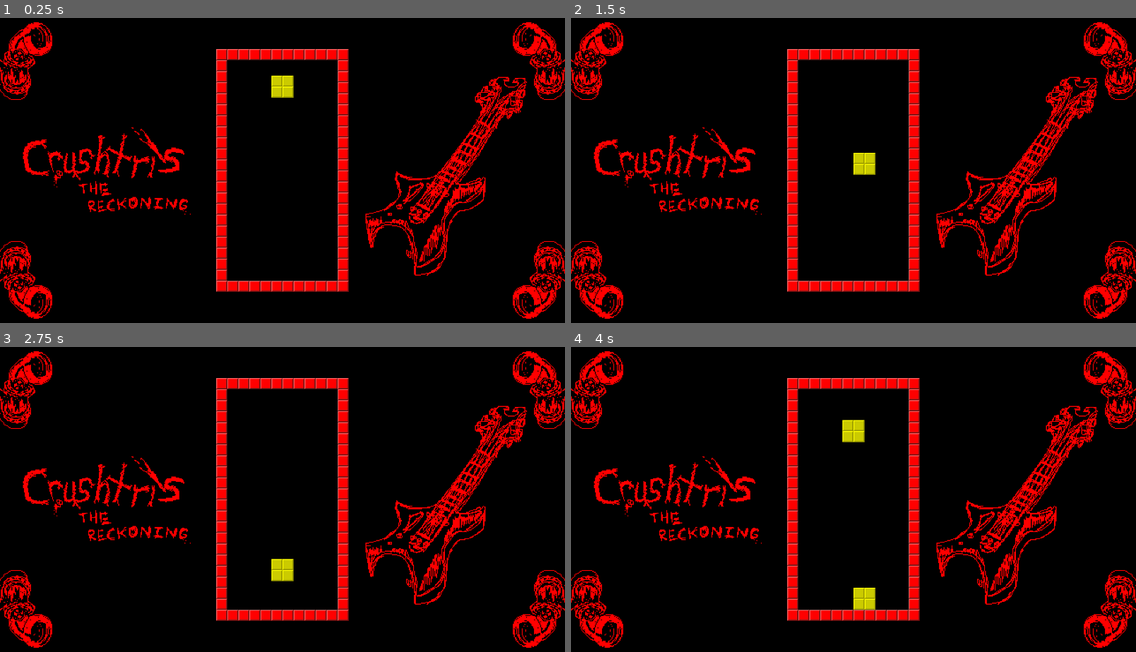
Above: before the commit, frames 1-4 (two rows, left to right).
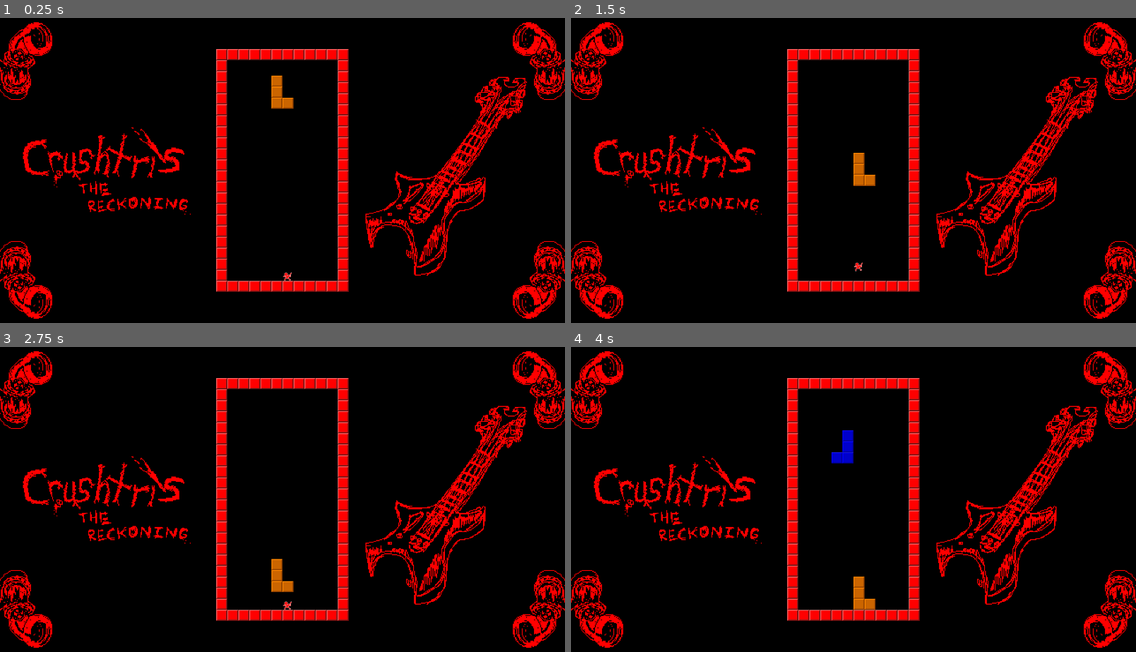
Above: after the commit, the same moments.

Repository: Galitie/mini-tyler-games
Game: Godot game, scene res://crushris/crushris.tscn
Two runs of this game, one before a commit and one after it. Both use one fixed random seed, a clock stepped at 60 frames per second and the inputs below. This scene is started directly instead of the project's main scene. Video files are missing from this copy of the repository; at most half a second of black plays in their place.
Inputs:
- Up to frame 1 (0.25 s): no input
- Up to frame 2 (1.5 s): tap Enter (start) at 0.5, 1.35 s; hold Right (move_piece_right) from 0.53 s (still down); tap Space (jump, bound only after the commit) at 0.6, 0.77, 1.07 s
- Up to frame 3 (2.75 s): tap Space (jump, bound only after the commit) at 1.52, 1.55, 1.82, 2.1 s; release Right (move_piece_right) at 2.03 s; hold Left (move_piece_left) from 2.03 s (still down)
- Up to frame 4 (4 s): release Left (move_piece_left) at 2.78 s; hold Right (move_piece_right) from 2.78 s (still down); tap Enter (start) at 2.85 s; tap Space (jump, bound only after the commit) at 3.02, 3.05, 3.32, 3.6, 3.77 s

The runs differ from the first frame. In frame 1, 0.5% of the frame differs, in the area x 48-52%, y 18-87%; in frame 2, 0.4%; in frame 3, 0.5%; in frame 4, 0.9%, in the area x 46-54%, y 23-87%.

Commit message:
Added crushtris character. Added remaining tetris pieces

Diff:
--- /dev/null
+++ b/crushris/I_piece.tscn
@@ -0,0 +1,21 @@
+[gd_scene load_steps=3 format=3 uid="uid://7qwguakdr1dx"]
+
+[ext_resource type="Script" path="res://crushris/piece.gd" id="1_1rjky"]
+[ext_resource type="PackedScene" uid="uid://dalr6b3bj4jqm" path="res://crushris/block.tscn" id="3_8ppjn"]
+
+[node name="l_piece" type="Node2D"]
+script = ExtResource("1_1rjky")
+origin_point = Vector2(-25, 0)
+color_frame = 1
+
+[node name="block" parent="." instance=ExtResource("3_8ppjn")]
+position = Vector2(-50, 0)
+
+[node name="block2" parent="." instance=ExtResource("3_8ppjn")]
+position = Vector2(-25, 0)
+
+[node name="block3" parent="." instance=ExtResource("3_8ppjn")]
+position = Vector2(0, 0)
+
+[node name="block4" parent="." instance=ExtResource("3_8ppjn")]
+position = Vector2(25, 0)
--- a/crushris/block.gd
+++ b/crushris/block.gd
@@ -14,9 +14,11 @@
 
 func fall(tile_size: int, grid_origin: Vector2, delta: float) -> void:
 	if !test_move(global_transform, Vector2(0, FALL_SPEED) * delta, null, 0.001):
+		constant_linear_velocity = Vector2(0, FALL_SPEED)
 		global_position.y += FALL_SPEED * delta
 		grounded = false
 	else:
+		constant_linear_velocity = Vector2.ZERO
 		global_position = grid_origin + Vector2(
 			round((global_position.x - grid_origin.x) / tile_size) * tile_size,
 			-round((grid_origin.y - global_position.y) / tile_size) * tile_size
--- a/crushris/crushris.gd
+++ b/crushris/crushris.gd
@@ -4,7 +4,12 @@
 
 @onready var piece_scenes: Array = [
 	load("res://crushris/o_piece.tscn"),
-	load("res://crushris/l_piece.tscn")
+	load("res://crushris/I_piece.tscn"),
+	load("res://crushris/s_piece.tscn"),
+	load("res://crushris/z_piece.tscn"),
+	load("res://crushris/L_piece.tscn"),
+	load("res://crushris/j_piece.tscn"),
+	load("res://crushris/t_piece.tscn")
 ]
 
 const TILE_SIZE: int = 25
@@ -72,17 +77,19 @@
 			active_piece.turn(PI / 2)
 
 		if Input.is_action_just_pressed("move_piece_left"):
-			if !active_piece.check_contact(Vector2(-TILE_SIZE + 1, 0)):
+			if !active_piece.check_contact(Vector2(-TILE_SIZE, 0)):
 				piece_destination.x = active_piece.position.x - TILE_SIZE
 		if Input.is_action_just_pressed("move_piece_right"):
-			if !active_piece.check_contact(Vector2(TILE_SIZE - 1, 0)):
+			if !active_piece.check_contact(Vector2(TILE_SIZE, 0)):
 				piece_destination.x = active_piece.position.x + TILE_SIZE
 
 		if !active_piece.check_contact(Vector2(0, PIECE_FALL_SPEED * delta)):
 			active_piece.position.y += PIECE_FALL_SPEED * delta
+			active_piece.set_linear_velocity(Vector2(0, PIECE_FALL_SPEED))
 			snap_timer = 0
 		else:
 			active_piece.position.y = snap_piece_position(active_piece.position).y
+			active_piece.set_linear_velocity(Vector2.ZERO)
 			snap_timer += 1
 
 		if snap_timer >= snap_timer_length:
@@ -108,8 +115,7 @@
 
 func check_rows() -> void:
 	var params: PhysicsPointQueryParameters2D = PhysicsPointQueryParameters2D.new()
-	# TODO: Will need to be tweaked in the future to avoid players
-	params.collision_mask = 4294967295
+	params.collision_mask = 0b00000000_00000000_00000000_00000001
 
 	var row_data: Array = []
 
--- a/crushris/crushris.tscn
+++ b/crushris/crushris.tscn
@@ -1,9 +1,10 @@
-[gd_scene load_steps=7 format=3 uid="uid://twdo85k8rieu"]
+[gd_scene load_steps=8 format=3 uid="uid://twdo85k8rieu"]
 
 [ext_resource type="Script" path="res://crushris/crushris.gd" id="1_a2yik"]
 [ext_resource type="Texture2D" uid="uid://djypjxomt4dk3" path="res://crushris/arena.png" id="1_k5tsg"]
 [ext_resource type="Texture2D" uid="uid://43s6nj13pmcd" path="res://crushris/bg.png" id="2_y6e6l"]
 [ext_resource type="VideoStream" path="res://crushris/embers.ogv" id="4_pk3vh"]
+[ext_resource type="PackedScene" uid="uid://bw0cafqg6opwm" path="res://crushris/rockman.tscn" id="5_8wb2y"]
 
 [sub_resource type="RectangleShape2D" id="RectangleShape2D_avsa4"]
 size = Vector2(250, 25)
@@ -58,3 +59,6 @@
 [node name="shape" type="CollisionShape2D" parent="arena_wall_right"]
 position = Vector2(777.5, 359.25)
 shape = SubResource("RectangleShape2D_7tcbf")
+
+[node name="rockman" parent="." instance=ExtResource("5_8wb2y")]
+position = Vector2(651, 598)
--- /dev/null
+++ b/crushris/j_piece.tscn
@@ -0,0 +1,21 @@
+[gd_scene load_steps=3 format=3 uid="uid://cdq6gtc8cmx4y"]
+
+[ext_resource type="Script" path="res://crushris/piece.gd" id="1_8mr22"]
+[ext_resource type="PackedScene" uid="uid://dalr6b3bj4jqm" path="res://crushris/block.tscn" id="2_53gvf"]
+
+[node name="j_piece" type="Node2D"]
+script = ExtResource("1_8mr22")
+origin_point = Vector2(0, -50)
+color_frame = 4
+
+[node name="block" parent="." instance=ExtResource("2_53gvf")]
+position = Vector2(0, 0)
+
+[node name="block2" parent="." instance=ExtResource("2_53gvf")]
+position = Vector2(-25, 0)
+
+[node name="block3" parent="." instance=ExtResource("2_53gvf")]
+position = Vector2(0, -25)
+
+[node name="block4" parent="." instance=ExtResource("2_53gvf")]
+position = Vector2(0, -50)
--- a/crushris/l_piece.tscn
+++ b/crushris/l_piece.tscn
@@ -1,21 +1,21 @@
-[gd_scene load_steps=3 format=3 uid="uid://7qwguakdr1dx"]
+[gd_scene load_steps=3 format=3 uid="uid://b3gl0o33usvi0"]
 
-[ext_resource type="Script" path="res://crushris/piece.gd" id="1_1rjky"]
-[ext_resource type="PackedScene" uid="uid://dalr6b3bj4jqm" path="res://crushris/block.tscn" id="3_8ppjn"]
+[ext_resource type="Script" path="res://crushris/piece.gd" id="1_um1ah"]
+[ext_resource type="PackedScene" uid="uid://dalr6b3bj4jqm" path="res://crushris/block.tscn" id="2_vuvmf"]
 
-[node name="l_piece" type="Node2D"]
-script = ExtResource("1_1rjky")
-origin_point = Vector2(-25, 0)
-color_frame = 1
+[node name="L_piece" type="Node2D"]
+script = ExtResource("1_um1ah")
+origin_point = Vector2(-25, -50)
+color_frame = 5
 
-[node name="block" parent="." instance=ExtResource("3_8ppjn")]
-position = Vector2(-50, 0)
+[node name="block" parent="." instance=ExtResource("2_vuvmf")]
+position = Vector2(0, 0)
 
-[node name="block2" parent="." instance=ExtResource("3_8ppjn")]
+[node name="block2" parent="." instance=ExtResource("2_vuvmf")]
 position = Vector2(-25, 0)
 
-[node name="block3" parent="." instance=ExtResource("3_8ppjn")]
-position = Vector2(0, 0)
+[node name="block3" parent="." instance=ExtResource("2_vuvmf")]
+position = Vector2(-25, -25)
 
-[node name="block4" parent="." instance=ExtResource("3_8ppjn")]
-position = Vector2(25, 0)
+[node name="block4" parent="." instance=ExtResource("2_vuvmf")]
+position = Vector2(-25, -50)
--- a/crushris/piece.gd
+++ b/crushris/piece.gd
@@ -14,15 +14,24 @@
 			return true
 	return false
 
+func set_linear_velocity(linear_velocity: Vector2) -> void:
+	for block in get_children():
+		block.constant_linear_velocity = linear_velocity
+
 func set_collision_layer(layer: int) -> void:
 	for block in get_children():
 		block.collision_layer = layer
 
 func turn(angle: float) -> void:
 	rotate(angle)
+	for block in get_children():
+		block.set_collision_mask(0b00000000_00000000_00000000_00000101)
 	if check_contact(Vector2.ZERO):
 		rotate(-angle)
+		for block in get_children():
+			block.set_collision_mask(0b00000000_00000000_00000000_00000001)
 		return
 	for block in get_children():
 		var sprite_anchor = block.get_node("anchor")
 		sprite_anchor.rotate(-angle)
+		block.set_collision_mask(0b00000000_00000000_00000000_00000001)
--- /dev/null
+++ b/crushris/rockman.gd
@@ -0,0 +1,34 @@
+extends CharacterBody2D
+
+const SPEED: float = 150.0
+const JUMP_VELOCITY: float = -450.0
+
+var gravity: float = ProjectSettings.get_setting("physics/2d/default_gravity")
+
+@onready var kill_zone: StaticBody2D = $kill_zone
+
+@onready var sprite: AnimatedSprite2D = $sprite
+
+func _physics_process(delta: float) -> void:
+	if kill_zone.test_move(global_transform, Vector2.ZERO, null, 0.01):
+		print("squish")
+		queue_free()
+
+	if not is_on_floor():
+		velocity.y += gravity * delta
+
+	if Input.is_action_just_pressed("jump") and is_on_floor():
+		velocity.y = JUMP_VELOCITY
+
+	var direction = Input.get_axis("move_left", "move_right")
+	if direction:
+		velocity.x = direction * SPEED
+
+		if velocity.x > 0:
+			sprite.flip_h = false
+		else:
+			sprite.flip_h = true
+	else:
+		velocity.x = move_toward(velocity.x, 0, SPEED)
+
+	move_and_slide()
--- /dev/null
+++ b/crushris/rockman.tscn
@@ -0,0 +1,43 @@
+[gd_scene load_steps=6 format=3 uid="uid://bw0cafqg6opwm"]
+
+[ext_resource type="Script" path="res://crushris/rockman.gd" id="1_f26mj"]
+[ext_resource type="Texture2D" uid="uid://rf0xxypn1mqw" path="res://crushris/rockman.png" id="1_j3tyy"]
+
+[sub_resource type="SpriteFrames" id="SpriteFrames_0bwpm"]
+animations = [{
+"frames": [{
+"duration": 1.0,
+"texture": ExtResource("1_j3tyy")
+}],
+"loop": true,
+"name": &"default",
+"speed": 5.0
+}]
+
+[sub_resource type="RectangleShape2D" id="RectangleShape2D_nfw2e"]
+size = Vector2(28, 36)
+
+[sub_resource type="RectangleShape2D" id="RectangleShape2D_sxj2p"]
+size = Vector2(10, 10)
+
+[node name="rockman" type="CharacterBody2D"]
+texture_filter = 2
+scale = Vector2(0.5, 0.5)
+collision_layer = 4
+collision_mask = 3
+script = ExtResource("1_f26mj")
+
+[node name="sprite" type="AnimatedSprite2D" parent="."]
+sprite_frames = SubResource("SpriteFrames_0bwpm")
+
+[node name="shape" type="CollisionShape2D" parent="."]
+position = Vector2(0, 7)
+shape = SubResource("RectangleShape2D_nfw2e")
+
+[node name="kill_zone" type="StaticBody2D" parent="."]
+collision_layer = 4
+collision_mask = 3
+
+[node name="shape" type="CollisionShape2D" parent="kill_zone"]
+position = Vector2(0, 7)
+shape = SubResource("RectangleShape2D_sxj2p")
--- /dev/null
+++ b/crushris/s_piece.tscn
@@ -0,0 +1,21 @@
+[gd_scene load_steps=3 format=3 uid="uid://cqsuyxr36sgdq"]
+
+[ext_resource type="Script" path="res://crushris/piece.gd" id="1_25cb0"]
+[ext_resource type="PackedScene" uid="uid://dalr6b3bj4jqm" path="res://crushris/block.tscn" id="2_ap5tg"]
+
+[node name="s_piece" type="Node2D"]
+script = ExtResource("1_25cb0")
+origin_point = Vector2(-25, -25)
+color_frame = 2
+
+[node name="block" parent="." instance=ExtResource("2_ap5tg")]
+position = Vector2(-50, 0)
+
+[node name="block2" parent="." instance=ExtResource("2_ap5tg")]
+position = Vector2(-25, 0)
+
+[node name="block3" parent="." instance=ExtResource("2_ap5tg")]
+position = Vector2(-25, -25)
+
+[node name="block4" parent="." instance=ExtResource("2_ap5tg")]
+position = Vector2(0, -25)
--- /dev/null
+++ b/crushris/t_piece.tscn
@@ -0,0 +1,21 @@
+[gd_scene load_steps=3 format=3 uid="uid://lu0nvtuvsy7q"]
+
+[ext_resource type="Script" path="res://crushris/piece.gd" id="1_ejfan"]
+[ext_resource type="PackedScene" uid="uid://dalr6b3bj4jqm" path="res://crushris/block.tscn" id="2_aasw4"]
+
+[node name="t_piece" type="Node2D"]
+script = ExtResource("1_ejfan")
+origin_point = Vector2(-25, -25)
+color_frame = 6
+
+[node name="block" parent="." instance=ExtResource("2_aasw4")]
+position = Vector2(-50, -25)
+
+[node name="block2" parent="." instance=ExtResource("2_aasw4")]
+position = Vector2(-25, 0)
+
+[node name="block3" parent="." instance=ExtResource("2_aasw4")]
+position = Vector2(-25, -25)
+
+[node name="block4" parent="." instance=ExtResource("2_aasw4")]
+position = Vector2(0, -25)
--- /dev/null
+++ b/crushris/z_piece.tscn
@@ -0,0 +1,21 @@
+[gd_scene load_steps=3 format=3 uid="uid://bt4i2a0ndqjhf"]
+
+[ext_resource type="Script" path="res://crushris/piece.gd" id="1_2ae75"]
+[ext_resource type="PackedScene" uid="uid://dalr6b3bj4jqm" path="res://crushris/block.tscn" id="2_rwt7v"]
+
+[node name="z_piece" type="Node2D"]
+script = ExtResource("1_2ae75")
+origin_point = Vector2(-25, -25)
+color_frame = 3
+
+[node name="block" parent="." instance=ExtResource("2_rwt7v")]
+position = Vector2(0, 0)
+
+[node name="block2" parent="." instance=ExtResource("2_rwt7v")]
+position = Vector2(-25, 0)
+
+[node name="block3" parent="." instance=ExtResource("2_rwt7v")]
+position = Vector2(-25, -25)
+
+[node name="block4" parent="." instance=ExtResource("2_rwt7v")]
+position = Vector2(-50, -25)
--- a/epsilon/codec.gd
+++ b/epsilon/codec.gd
@@ -33,8 +33,8 @@
 
 	#await play_file("res://epsilon/codec_calls/1.txt")
 	#await play_file("res://epsilon/codec_calls/2.txt")
-	await play_file("res://epsilon/codec_calls/3.txt")
-	#await play_file("res://epsilon/codec_calls/4.txt")
+	#await play_file("res://epsilon/codec_calls/3.txt")
+	await play_file("res://epsilon/codec_calls/4.txt")
 
 func play_file(file_path: String) -> void:
 	var regex: RegEx = RegEx.new()
--- a/project.godot
+++ b/project.godot
@@ -60,6 +60,21 @@
 , Object(InputEventJoypadButton,"resource_local_to_scene":false,"resource_name":"","device":-1,"button_index":4,"pressure":0.0,"pressed":false,"script":null)
 ]
 }
+move_left={
+"deadzone": 0.5,
+"events": [Object(InputEventKey,"resource_local_to_scene":false,"resource_name":"","device":-1,"window_id":0,"alt_pressed":false,"shift_pressed":false,"ctrl_pressed":false,"meta_pressed":false,"pressed":false,"keycode":0,"physical_keycode":65,"key_label":0,"unicode":97,"echo":false,"script":null)
+]
+}
+move_right={
+"deadzone": 0.5,
+"events": [Object(InputEventKey,"resource_local_to_scene":false,"resource_name":"","device":-1,"window_id":0,"alt_pressed":false,"shift_pressed":false,"ctrl_pressed":false,"meta_pressed":false,"pressed":false,"keycode":0,"physical_keycode":68,"key_label":0,"unicode":100,"echo":false,"script":null)
+]
+}
+jump={
+"deadzone": 0.5,
+"events": [Object(InputEventKey,"resource_local_to_scene":false,"resource_name":"","device":-1,"window_id":0,"alt_pressed":false,"shift_pressed":false,"ctrl_pressed":false,"meta_pressed":false,"pressed":false,"keycode":0,"physical_keycode":32,"key_label":0,"unicode":32,"echo":false,"script":null)
+]
+}
 
 [rendering]
 
Binary file added: crushris/rockman.png
Not shown, added: crushris/rockman.png.import
Not shown, changed: epsilon/codec_calls/4.txt
